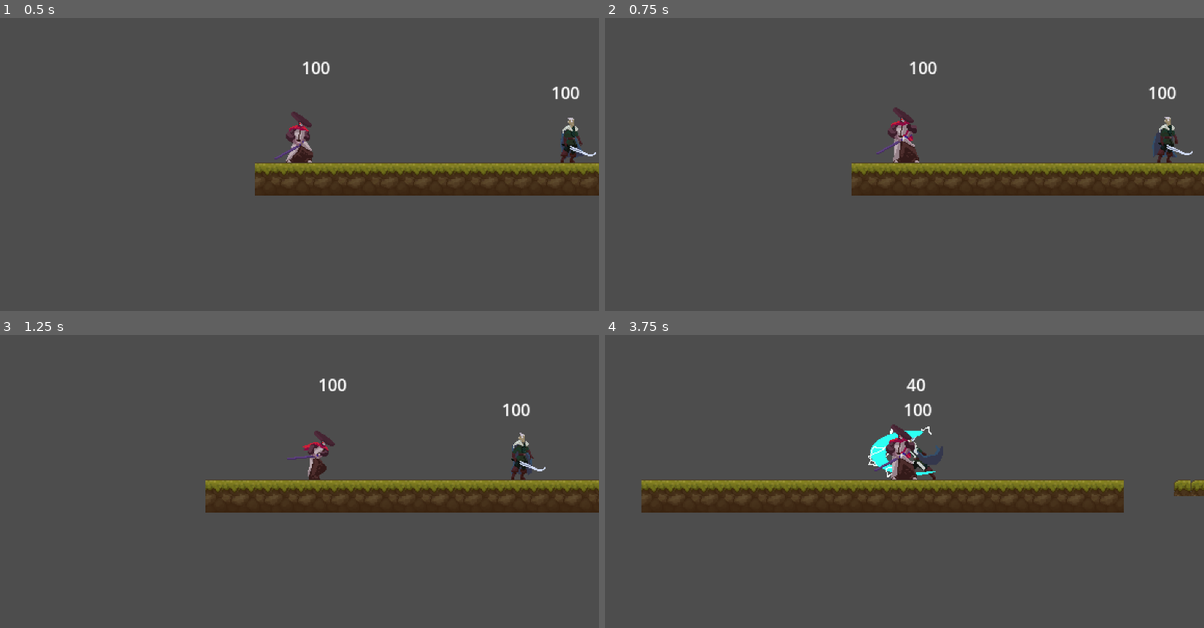
Above: before the commit, frames 1-4 (two rows, left to right).
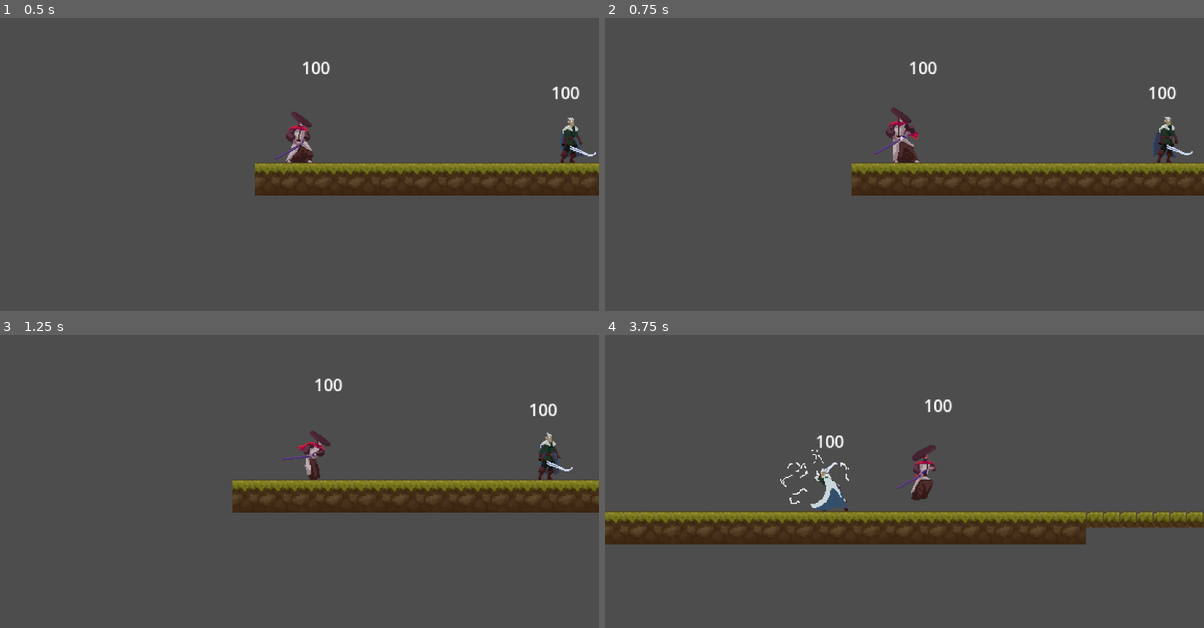
Above: after the commit, the same moments.

Repository: jeisaRaja/last-stand-jam
Game: Godot game, scene res://scenes/world.tscn
Same seed, same stepped clock (60 frames per second), same inputs: the game is played once before the commit and once after it.
Inputs (mouse positions are in pixels of both pictures, inside the frame that each line leads up to):
- Up to frame 1 (0.5 s): no input
- Up to frame 2 (0.75 s): move the mouse to (1036, 126) at 0.52 s; hold D (MoveRight) from 0.53 s (still down); click (1036, 126) at 0.6 s
- Up to frame 3 (1.25 s): keep holding D (MoveRight); tap Space (Jump) at 0.77 s
- Up to frame 4 (3.75 s): move the mouse to (784, 475) at 1.27 s; tap Shift (Dash) at 1.35, 2.85 s; tap Space (Jump) at 1.52, 3.02 s; move the mouse to (964, 384) at 2.02 s; release D (MoveRight) at 2.03 s; hold A (MoveLeft) 2.03-2.78 s; click (964, 384) at 2.1 s; move the mouse to (874, 528) at 2.77 s; hold D (MoveRight) from 2.78 s (still down); move the mouse to (1084, 510) at 3.52 s; click (1084, 510) at 3.6 s

Frame 1 is identical in both runs. In frame 2, 0.3% of the frame differs, in the area x 44-53%, y 30-49%; in frame 3, 2.7%; in frame 4, 21%, in the area x 0-100%, y 14-72%.

Commit message:
fix death & damage signal

Diff:
--- a/actors/actor.gd
+++ b/actors/actor.gd
@@ -39,6 +39,5 @@
 	pass
 
 func flip():
-	print("flipping")
 	sprite.flip_h = not sprite.flip_h
 	hitbox.scale.x *= -1
--- a/actors/enemy/enemy.tscn
+++ b/actors/enemy/enemy.tscn
@@ -552,11 +552,11 @@
 
 [node name="Death" parent="StateMachine" instance=ExtResource("7_52xq1")]
 
+[node name="TakeDamage" type="Node" parent="StateMachine"]
+script = ExtResource("9_witd6")
+
 [node name="State" type="Node" parent="StateMachine"]
 script = ExtResource("8_4lo2i")
-
-[node name="TakeDamage" type="Node" parent="StateMachine"]
-script = ExtResource("9_witd6")
 
 [node name="AnimationPlayer" type="AnimationPlayer" parent="."]
 libraries = {
@@ -567,7 +567,6 @@
 actor = NodePath("..")
 
 [node name="DetectionArea" parent="." instance=ExtResource("7_1tut5")]
-visible = false
 collision_layer = 2
 
 [node name="CollisionShape2D" type="CollisionShape2D" parent="DetectionArea"]
@@ -613,4 +612,5 @@
 [connection signal="body_exited" from="DetectionArea" to="ControlAI" method="_on_detection_area_body_exited"]
 [connection signal="body_entered" from="HitboxComponent" to="ControlAI" method="_on_hitbox_component_body_entered"]
 [connection signal="damage_signal" from="Health" to="StateMachine/State" method="_on_health_damage_signal"]
+[connection signal="dead_signal" from="Health" to="StateMachine/State" method="_on_health_dead_signal"]
 [connection signal="area_entered" from="HurtBoxComponent" to="Health" method="_on_hurt_box_component_area_entered"]
--- a/actors/player/player.tscn
+++ b/actors/player/player.tscn
@@ -14,8 +14,10 @@
 [ext_resource type="Script" path="res://components/state_machine/states/take_damage/take_damage.gd" id="9_yse2l"]
 [ext_resource type="PackedScene" uid="uid://bjnl0sxm3tc3q" path="res://components/hitbox/hitbox_component.tscn" id="10_7mxnx"]
 [ext_resource type="Texture2D" uid="uid://c1pvtssg2mjes" path="res://graphics/player/Jump.png" id="10_8med7"]
+[ext_resource type="Script" path="res://components/state_machine/states/death/death.gd" id="10_a5i3o"]
 [ext_resource type="Texture2D" uid="uid://haigasfnbeoq" path="res://graphics/player/Take Hit.png" id="11_j1wwp"]
 [ext_resource type="Script" path="res://components/health/health_component.gd" id="13_38ssc"]
+[ext_resource type="Texture2D" uid="uid://s05hdus43x5o" path="res://graphics/player/Death.png" id="14_5soww"]
 [ext_resource type="PackedScene" uid="uid://b8borpnglen2f" path="res://components/hurtbox/hurt_box_component.tscn" id="14_46h4m"]
 
 [sub_resource type="RectangleShape2D" id="RectangleShape2D_fytti"]
@@ -74,7 +76,7 @@
 tracks/4/type = "value"
 tracks/4/imported = false
 tracks/4/enabled = true
-tracks/4/path = NodePath("HitboxComponent/CollisionShape2D:disabled")
+tracks/4/path = NodePath("HitboxComponent/HitboxCollision:disabled")
 tracks/4/interp = 1
 tracks/4/loop_wrap = true
 tracks/4/keys = {
@@ -83,10 +85,34 @@
 "update": 1,
 "values": [true]
 }
+tracks/5/type = "value"
+tracks/5/imported = false
+tracks/5/enabled = true
+tracks/5/path = NodePath("CollisionShape2D:disabled")
+tracks/5/interp = 1
+tracks/5/loop_wrap = true
+tracks/5/keys = {
+"times": PackedFloat32Array(0),
+"transitions": PackedFloat32Array(1),
+"update": 1,
+"values": [false]
+}
+tracks/6/type = "value"
+tracks/6/imported = false
+tracks/6/enabled = true
+tracks/6/path = NodePath("HurtBoxComponent/HurtboxCollision:disabled")
+tracks/6/interp = 1
+tracks/6/loop_wrap = true
+tracks/6/keys = {
+"times": PackedFloat32Array(0),
+"transitions": PackedFloat32Array(1),
+"update": 1,
+"values": [false]
+}
 
 [sub_resource type="Animation" id="Animation_lbae8"]
 resource_name = "player_attack"
-length = 0.3
+length = 0.45
 tracks/0/type = "value"
 tracks/0/imported = false
 tracks/0/enabled = true
@@ -118,7 +144,7 @@
 tracks/2/interp = 1
 tracks/2/loop_wrap = true
 tracks/2/keys = {
-"times": PackedFloat32Array(0, 0.05, 0.1, 0.15, 0.2, 0.25),
+"times": PackedFloat32Array(0, 0.075, 0.15, 0.225, 0.3, 0.375),
 "transitions": PackedFloat32Array(1, 1, 1, 1, 1, 1),
 "update": 1,
 "values": [0, 1, 2, 3, 4, 5]
@@ -138,7 +164,7 @@
 tracks/4/type = "value"
 tracks/4/imported = false
 tracks/4/enabled = true
-tracks/4/path = NodePath("HitboxComponent/CollisionShape2D:disabled")
+tracks/4/path = NodePath("HitboxComponent/HitboxCollision:disabled")
 tracks/4/interp = 1
 tracks/4/loop_wrap = true
 tracks/4/keys = {
@@ -203,7 +229,7 @@
 tracks/4/type = "value"
 tracks/4/imported = false
 tracks/4/enabled = true
-tracks/4/path = NodePath("HitboxComponent/CollisionShape2D:disabled")
+tracks/4/path = NodePath("HitboxComponent/HitboxCollision:disabled")
 tracks/4/interp = 1
 tracks/4/loop_wrap = true
 tracks/4/keys = {
@@ -211,6 +237,18 @@
 "transitions": PackedFloat32Array(1),
 "update": 1,
 "values": [true]
+}
+tracks/5/type = "value"
+tracks/5/imported = false
+tracks/5/enabled = true
+tracks/5/path = NodePath("CollisionShape2D:disabled")
+tracks/5/interp = 1
+tracks/5/loop_wrap = true
+tracks/5/keys = {
+"times": PackedFloat32Array(0),
+"transitions": PackedFloat32Array(1),
+"update": 1,
+"values": [false]
 }
 
 [sub_resource type="Animation" id="Animation_fs4ll"]
@@ -265,6 +303,18 @@
 "update": 1,
 "values": [0, 1, 2, 3, 4, 5, 6, 7]
 }
+tracks/4/type = "value"
+tracks/4/imported = false
+tracks/4/enabled = true
+tracks/4/path = NodePath("CollisionShape2D:disabled")
+tracks/4/interp = 1
+tracks/4/loop_wrap = true
+tracks/4/keys = {
+"times": PackedFloat32Array(0),
+"transitions": PackedFloat32Array(1),
+"update": 1,
+"values": [false]
+}
 
 [sub_resource type="Animation" id="Animation_nblms"]
 resource_name = "player_jump"
@@ -371,10 +421,87 @@
 "values": [0, 1, 2, 3]
 }
 
+[sub_resource type="Animation" id="Animation_ucmev"]
+resource_name = "player_death"
+length = 0.6
+tracks/0/type = "value"
+tracks/0/imported = false
+tracks/0/enabled = true
+tracks/0/path = NodePath("Sprite2D:texture")
+tracks/0/interp = 1
+tracks/0/loop_wrap = true
+tracks/0/keys = {
+"times": PackedFloat32Array(0),
+"transitions": PackedFloat32Array(1),
+"update": 1,
+"values": [ExtResource("14_5soww")]
+}
+tracks/1/type = "value"
+tracks/1/imported = false
+tracks/1/enabled = true
+tracks/1/path = NodePath("Sprite2D:hframes")
+tracks/1/interp = 1
+tracks/1/loop_wrap = true
+tracks/1/keys = {
+"times": PackedFloat32Array(0),
+"transitions": PackedFloat32Array(1),
+"update": 1,
+"values": [6]
+}
+tracks/2/type = "value"
+tracks/2/imported = false
+tracks/2/enabled = true
+tracks/2/path = NodePath("Sprite2D:vframes")
+tracks/2/interp = 1
+tracks/2/loop_wrap = true
+tracks/2/keys = {
+"times": PackedFloat32Array(0),
+"transitions": PackedFloat32Array(1),
+"update": 1,
+"values": [1]
+}
+tracks/3/type = "value"
+tracks/3/imported = false
+tracks/3/enabled = true
+tracks/3/path = NodePath("Sprite2D:frame")
+tracks/3/interp = 1
+tracks/3/loop_wrap = true
+tracks/3/keys = {
+"times": PackedFloat32Array(0, 0.1, 0.2, 0.3, 0.4, 0.5),
+"transitions": PackedFloat32Array(1, 1, 1, 1, 1, 1),
+"update": 1,
+"values": [0, 1, 2, 3, 4, 5]
+}
+tracks/4/type = "value"
+tracks/4/imported = false
+tracks/4/enabled = true
+tracks/4/path = NodePath("CollisionShape2D:disabled")
+tracks/4/interp = 1
+tracks/4/loop_wrap = true
+tracks/4/keys = {
+"times": PackedFloat32Array(0),
+"transitions": PackedFloat32Array(1),
+"update": 1,
+"values": [true]
+}
+tracks/5/type = "value"
+tracks/5/imported = false
+tracks/5/enabled = true
+tracks/5/path = NodePath("HurtBoxComponent/HurtboxCollision:disabled")
+tracks/5/interp = 1
+tracks/5/loop_wrap = true
+tracks/5/keys = {
+"times": PackedFloat32Array(0),
+"transitions": PackedFloat32Array(1),
+"update": 1,
+"values": [true]
+}
+
 [sub_resource type="AnimationLibrary" id="AnimationLibrary_t5i3o"]
 _data = {
 "RESET": SubResource("Animation_01o2e"),
 "player_attack": SubResource("Animation_lbae8"),
+"player_death": SubResource("Animation_ucmev"),
 "player_idle": SubResource("Animation_rsgh8"),
 "player_jump": SubResource("Animation_nblms"),
 "player_run": SubResource("Animation_fs4ll"),
@@ -417,11 +544,14 @@
 [node name="Jump" type="Node" parent="StateMachine"]
 script = ExtResource("7_ro6dm")
 
+[node name="TakeDamage" type="Node" parent="StateMachine"]
+script = ExtResource("9_yse2l")
+
 [node name="State" type="Node" parent="StateMachine"]
 script = ExtResource("8_jfsar")
 
-[node name="TakeDamage" type="Node" parent="StateMachine"]
-script = ExtResource("9_yse2l")
+[node name="Death" type="Node" parent="StateMachine"]
+script = ExtResource("10_a5i3o")
 
 [node name="AnimationPlayer" type="AnimationPlayer" parent="."]
 libraries = {
@@ -435,7 +565,7 @@
 collision_layer = 8
 collision_mask = 64
 
-[node name="CollisionShape2D" type="CollisionShape2D" parent="HitboxComponent"]
+[node name="HitboxCollision" type="CollisionShape2D" parent="HitboxComponent"]
 position = Vector2(35, -36)
 shape = SubResource("RectangleShape2D_um2li")
 disabled = true
@@ -454,9 +584,10 @@
 collision_layer = 32
 collision_mask = 16
 
-[node name="CollisionShape2D" type="CollisionShape2D" parent="HurtBoxComponent"]
+[node name="HurtboxCollision" type="CollisionShape2D" parent="HurtBoxComponent"]
 position = Vector2(0.5, -24)
 shape = SubResource("RectangleShape2D_jqyl5")
 
 [connection signal="damage_signal" from="Health" to="StateMachine/State" method="_on_health_damage_signal"]
+[connection signal="dead_signal" from="Health" to="StateMachine/State" method="_on_health_dead_signal"]
 [connection signal="area_entered" from="HurtBoxComponent" to="Health" method="_on_hurt_box_component_area_entered"]
--- a/components/control_ai/control_ai.gd
+++ b/components/control_ai/control_ai.gd
@@ -18,6 +18,7 @@
 func _on_detection_area_body_exited(body):
 	chase_player = false
 	player = null
+	actor.attack_input = false
 
 func enemy_input():
 	actor.movement_input = Vector2.ZERO
--- a/components/state_machine/state/state.gd
+++ b/components/state_machine/state/state.gd
@@ -32,6 +32,9 @@
 	else:
 		actor.velocity.x = 0
 
+
 func _on_health_damage_signal():
-	print("damage")
 	change_state.emit(self,  "TakeDamage")
+
+func _on_health_dead_signal():
+	change_state.emit(self, "Death")
--- a/components/state_machine/state_machine.gd
+++ b/components/state_machine/state_machine.gd
@@ -23,8 +23,7 @@
 	var new_state = states.get(new_state_name.to_lower())
 	new_state.enter()
 	current_state = new_state
-	if new_state_name == "TakeDamage":
-		print(current_state)
+
 
 func initiate_states_machine():
 	for child in get_children():
--- a/components/state_machine/states/idle/idle.gd
+++ b/components/state_machine/states/idle/idle.gd
@@ -15,3 +15,6 @@
 	## Player Jump
 	if actor.jump_input_actuation:
 		change_state.emit(self, "jump")
+
+func _on_health_dead_signal():
+	pass
--- a/scenes/world.tscn
+++ b/scenes/world.tscn
@@ -2047,4 +2047,4 @@
 [node name="TileMap" type="TileMap" parent="."]
 tile_set = SubResource("TileSet_ixrn4")
 format = 2
-layer_0/tile_data = PackedInt32Array(2621443, 65536, 0, 2621 …(1298 unchanged characters)… , 2621485, 851968, 6, 2621486, 851968, 6)
+layer_0/tile_data = PackedInt32Array(2621443, 65536, 0, 2621 …(1298 unchanged characters)… , 2621485, 851968, 6, 2621486, 851968, 6, 2621472, 786432, 6, 2621473, 786432, 6, 2621474, 786432, 6)
Not shown: 1 places in actors/player/player.tscn that only renumber resources
